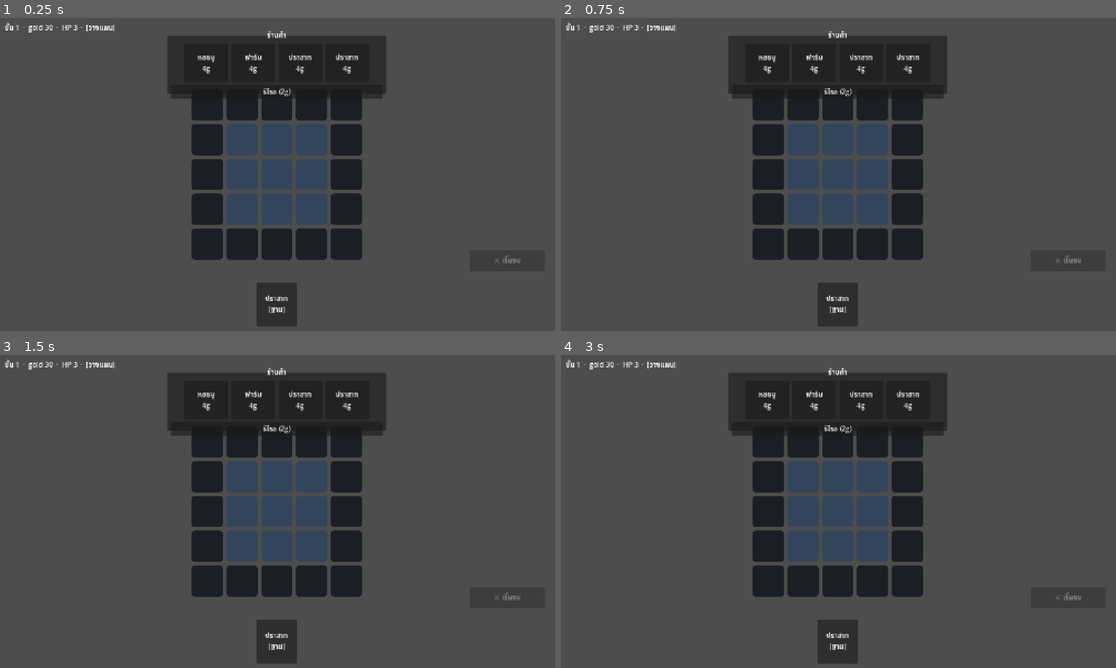
Above: before the commit, frames 1-4 (two rows, left to right).
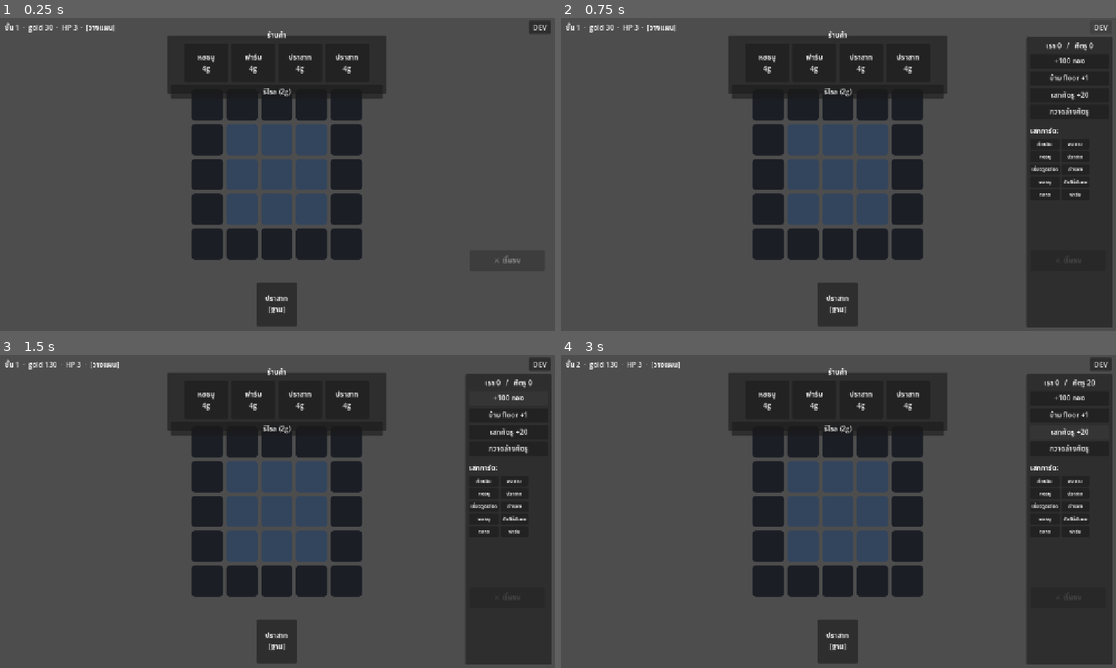
Above: after the commit, the same moments.

Repository: lnwextra2/9-Kings-at-home
Game: Godot game, scene res://scenes/main.tscn
Same seed, same stepped clock (60 frames per second), same inputs: the game is played once before the commit and once after it.
Inputs (mouse positions are in pixels of both pictures, inside the frame that each line leads up to):
- Up to frame 1 (0.25 s): no input
- Up to frame 2 (0.75 s): click (1099, 27) at 0.5 s, where only the run after the commit has a clickable "DEV"
- Up to frame 3 (1.5 s): click (510, 398) at 1.25 s, where only the run after the commit has a clickable "+100 ทอง"
- Up to frame 4 (3 s): click (1071, 414) at 2 s, where only the run after the commit has a clickable "ข้าม floor +1"; click (1071, 433) at 2.75 s, where only the run after the commit has a clickable "เสกศัตรู +20"

The runs differ from the first frame. In frame 1, 0.1% of the frame differs, in the area x 95-100%, y 1-5%; in frame 2, 13%, in the area x 83-100%, y 2-99%; in frame 3, 13%; in frame 4, 13%.

Commit message:
M3 fix: combat FPS crash when no targetable enemies + debug panel
Combat FPS tanked with just a base placed: base is untargetable, so enemies
found no target and nearest_enemy ring-expanded across the whole map EVERY
tick (target_id==-1 re-scanned each frame). Fixes:
- spatial_hash: cap ring at MAX_RING=24 (field is ~16x9 cells)
- spatial_hash: track targetable count per team; early-out return -1 when the
  opposite team has none (no scan at all) -> base+500 no-target 161ms->2.9ms/tick
- combat: retarget only on cooldown or when target died, not every tick while -1

Also: debug panel (DEV toggle) — give card/gold, spawn/clear enemies, skip
floor, live our/enemy unit counts (GameSim dbg_* actions).

Co-Authored-By: Claude Opus 4.8 <noreply@anthropic.com>

Diff:
--- a/new-game-project/core/combat.gd
+++ b/new-game-project/core/combat.gd
@@ -25,8 +25,8 @@
             u.retarget_timer -= dt
         u.attacking = false
 
-        # หาเป้าใหม่เมื่อ: ไม่มีเป้า / เป้าตายหรือไม่ valid / ครบรอบ retarget
-        if u.target_id == -1 or not _valid_target(units, u.target_id, u.team) or u.retarget_timer <= 0.0:
+        # หาเป้าใหม่เมื่อ: ครบรอบ retarget / เป้าเดิมตาย — ไม่ re-scan ทุก tick ตอนไม่มีเป้า
+        if u.retarget_timer <= 0.0 or (u.target_id != -1 and not _valid_target(units, u.target_id, u.team)):
             u.target_id = hash.nearest_enemy(units, u)
             u.retarget_timer = cfg.retarget_interval
 
--- a/new-game-project/core/game_sim.gd
+++ b/new-game-project/core/game_sim.gd
@@ -20,7 +20,33 @@
             return _pick_reward(state, action.index)
         &"reroll_reward":
             return _reroll_reward(state)
+        &"dbg_give":
+            state.hand.append(action.data_id)
+            return true
+        &"dbg_gold":
+            state.gold += int(action.get("amount", 100))
+            return true
+        &"dbg_skip_floor":
+            state.floor_num += int(action.get("amount", 1))
+            return true
+        &"dbg_spawn_enemies":
+            _dbg_spawn_enemies(state, int(action.get("count", 20)))
+            return true
+        &"dbg_clear_enemies":
+            for u in state.units:
+                if u.team == 1 and u.alive:
+                    u.alive = false
+            return true
     return false
+
+
+static func _dbg_spawn_enemies(state: GameState, count: int) -> void:
+    var cfg: BattleConfig = state.battle_cfg
+    var scale: float = WaveGen.scale_for(state.floor_num)
+    for i in count:
+        var y: float = float(state.rng.randi_range(int(cfg.enemy_y_margin), int(cfg.height - cfg.enemy_y_margin)))
+        var x: float = cfg.enemy_x + float(state.rng.randi_range(-20, 40))
+        state.units.append(Unit.from_data_scaled(1, WaveGen.ENEMY_ID, x, y, scale))
 
 
 static func _use_card(state: GameState, hand_index: int, slot: int) -> bool:
--- a/new-game-project/core/spatial_hash.gd
+++ b/new-game-project/core/spatial_hash.gd
@@ -6,9 +6,12 @@
 
 const OFS := 512
 const STRIDE := 4096
+const MAX_RING := 24   # สนาม ~16×9 cell — ไม่มีทางไกลกว่านี้ (กัน scan ทั้งแมพเมื่อไม่มีเป้า)
 
 var _cell: float
 var _b: Dictionary = {}   # int key -> Array[int]
+var _tc0: int = 0         # จำนวน targetable ทีม 0
+var _tc1: int = 0         # จำนวน targetable ทีม 1
 
 
 func _init(cell_size: float) -> void:
@@ -26,6 +29,10 @@
         var u: Dictionary = units[i]
         if not u.alive or not u.targetable:
             continue
+        if u.team == 0:
+            h._tc0 += 1
+        else:
+            h._tc1 += 1
         var key := _key(int(floor(u.x / cell_size)), int(floor(u.y / cell_size)))
         var arr = b.get(key)
         if arr == null:
@@ -37,6 +44,9 @@
 
 ## index ศัตรู (team ตรงข้าม) ที่ใกล้สุด — ขยาย ring จนเจอ แล้วเผื่ออีก 1 ring
 func nearest_enemy(units: Array, u: Dictionary) -> int:
+    var team0: int = u.team
+    if (team0 == 0 and _tc1 == 0) or (team0 != 0 and _tc0 == 0):
+        return -1   # ฝ่ายตรงข้ามไม่มีเป้าที่ตีได้เลย — ไม่ต้องสแกน
     var cx := int(floor(u.x / _cell))
     var cy := int(floor(u.y / _cell))
     var team: int = u.team
@@ -46,7 +56,7 @@
     var best_d := INF
     var found_at := -1
     var ring := 0
-    while ring <= 64:
+    while ring <= MAX_RING:
         var lo_x := cx - ring
         var hi_x := cx + ring
         var lo_y := cy - ring
--- a/new-game-project/scenes/main.gd
+++ b/new-game-project/scenes/main.gd
@@ -4,6 +4,7 @@
 const CARD_PANEL := preload("res://scenes/planning/card_panel.tscn")
 const SHOP_VIEW := preload("res://scenes/planning/shop_view.tscn")
 const REWARD_VIEW := preload("res://scenes/planning/reward_view.tscn")
+const DEBUG_VIEW := preload("res://scenes/planning/debug_view.tscn")
 
 @onready var _top: Label = $TopBar
 @onready var _planning: Control = $Planning
@@ -18,6 +19,8 @@
 var _panel: Control
 var _shop
 var _reward
+var _debug
+var _devbtn: Button
 var _sel_hand: int = -1
 var _sel_slot: int = -1
 
@@ -40,8 +43,51 @@
     _reward.visible = false
     _reward.connect("picked", _on_reward_pick)
     _reward.connect("reroll_pressed", _on_reward_reroll)
-    _refresh_planning()
-    _update_phase()
+    _debug = DEBUG_VIEW.instantiate()
+    add_child(_debug)
+    _debug.visible = false
+    _debug.connect("give_card", _on_dbg_give)
+    _debug.connect("give_gold", _on_dbg_gold)
+    _debug.connect("skip_floor", _on_dbg_skip)
+    _debug.connect("spawn_enemies", _on_dbg_spawn)
+    _debug.connect("clear_enemies", _on_dbg_clear)
+    _devbtn = Button.new()
+    _devbtn.text = "DEV"
+    _devbtn.focus_mode = Control.FOCUS_NONE
+    _devbtn.anchor_left = 1.0
+    _devbtn.anchor_right = 1.0
+    _devbtn.offset_left = -60.0
+    _devbtn.offset_right = -10.0
+    _devbtn.offset_top = 6.0
+    _devbtn.offset_bottom = 30.0
+    add_child(_devbtn)
+    _devbtn.pressed.connect(func(): _debug.visible = not _debug.visible)
+    _refresh_planning()
+    _update_phase()
+
+
+func _on_dbg_give(id: StringName) -> void:
+    GameSim.step(Game.state, {"type": &"dbg_give", "data_id": id})
+    _refresh_planning()
+
+
+func _on_dbg_gold() -> void:
+    GameSim.step(Game.state, {"type": &"dbg_gold", "amount": 100})
+    _refresh_planning()
+
+
+func _on_dbg_skip() -> void:
+    GameSim.step(Game.state, {"type": &"dbg_skip_floor", "amount": 1})
+    _refresh_planning()
+    _update_phase()
+
+
+func _on_dbg_spawn() -> void:
+    GameSim.step(Game.state, {"type": &"dbg_spawn_enemies", "count": 20})
+
+
+func _on_dbg_clear() -> void:
+    GameSim.step(Game.state, {"type": &"dbg_clear_enemies"})
 
 
 # --- planning: place / inspect ---
--- /dev/null
+++ b/new-game-project/scenes/planning/debug_view.gd
@@ -0,0 +1,40 @@
+extends Control
+## แผง debug (เปิด/ปิดด้วยปุ่ม DEV) — cheat + โชว์จำนวนยูนิต 2 ฝ่าย
+signal give_card(data_id: StringName)
+signal give_gold
+signal skip_floor
+signal spawn_enemies
+signal clear_enemies
+
+@onready var _count: Label = $Panel/VBox/CountLabel
+@onready var _cards: GridContainer = $Panel/VBox/Cards
+
+
+func _ready() -> void:
+    ($Panel/VBox/GoldBtn as Button).pressed.connect(func(): give_gold.emit())
+    ($Panel/VBox/FloorBtn as Button).pressed.connect(func(): skip_floor.emit())
+    ($Panel/VBox/SpawnBtn as Button).pressed.connect(func(): spawn_enemies.emit())
+    ($Panel/VBox/ClearBtn as Button).pressed.connect(func(): clear_enemies.emit())
+    for d in Content.all():
+        var did: StringName = d.id
+        var b := Button.new()
+        b.text = d.display_name
+        b.focus_mode = Control.FOCUS_NONE
+        b.add_theme_font_size_override("font_size", 11)
+        b.pressed.connect(func(): give_card.emit(did))
+        _cards.add_child(b)
+
+
+func _process(_dt: float) -> void:
+    if not visible:
+        return
+    var us := 0
+    var en := 0
+    for u in Game.state.units:
+        if not u.alive:
+            continue
+        if u.team == 0 and Unit.can_die(u):
+            us += 1
+        elif u.team == 1:
+            en += 1
+    _count.text = "เรา %d   /   ศัตรู %d" % [us, en]
--- /dev/null
+++ b/new-game-project/scenes/planning/debug_view.tscn
@@ -0,0 +1,67 @@
+[gd_scene format=3 uid="uid://j64e1657e70n"]
+
+[ext_resource type="Script" path="res://scenes/planning/debug_view.gd" id="1"]
+
+[node name="DebugView" type="Control"]
+layout_mode = 1
+anchor_left = 1.0
+anchor_top = 0.0
+anchor_right = 1.0
+anchor_bottom = 1.0
+offset_left = -206.0
+offset_top = 44.0
+offset_right = -8.0
+offset_bottom = -8.0
+grow_horizontal = 0
+script = ExtResource("1")
+
+[node name="Panel" type="Panel" parent="."]
+layout_mode = 1
+anchors_preset = 15
+anchor_right = 1.0
+anchor_bottom = 1.0
+
+[node name="VBox" type="VBoxContainer" parent="Panel"]
+layout_mode = 1
+anchors_preset = 15
+anchor_right = 1.0
+anchor_bottom = 1.0
+offset_left = 8.0
+offset_top = 8.0
+offset_right = -8.0
+offset_bottom = -8.0
+theme_override_constants/separation = 5
+
+[node name="CountLabel" type="Label" parent="Panel/VBox"]
+layout_mode = 2
+text = "เรา 0   /   ศัตรู 0"
+horizontal_alignment = 1
+
+[node name="GoldBtn" type="Button" parent="Panel/VBox"]
+layout_mode = 2
+text = "+100 ทอง"
+
+[node name="FloorBtn" type="Button" parent="Panel/VBox"]
+layout_mode = 2
+text = "ข้าม floor +1"
+
+[node name="SpawnBtn" type="Button" parent="Panel/VBox"]
+layout_mode = 2
+text = "เสกศัตรู +20"
+
+[node name="ClearBtn" type="Button" parent="Panel/VBox"]
+layout_mode = 2
+text = "กวาดล้างศัตรู"
+
+[node name="Sep" type="HSeparator" parent="Panel/VBox"]
+layout_mode = 2
+
+[node name="GiveLabel" type="Label" parent="Panel/VBox"]
+layout_mode = 2
+text = "เสกการ์ด:"
+
+[node name="Cards" type="GridContainer" parent="Panel/VBox"]
+layout_mode = 2
+theme_override_constants/h_separation = 4
+theme_override_constants/v_separation = 4
+columns = 2
Not shown, added: new-game-project/scenes/planning/debug_view.gd.uid
